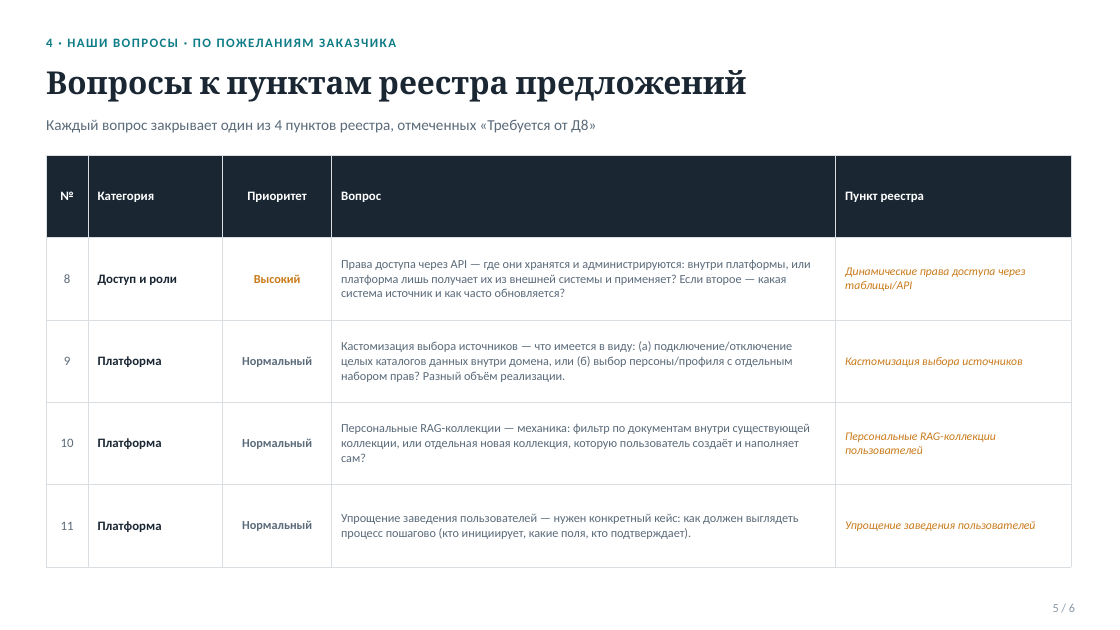
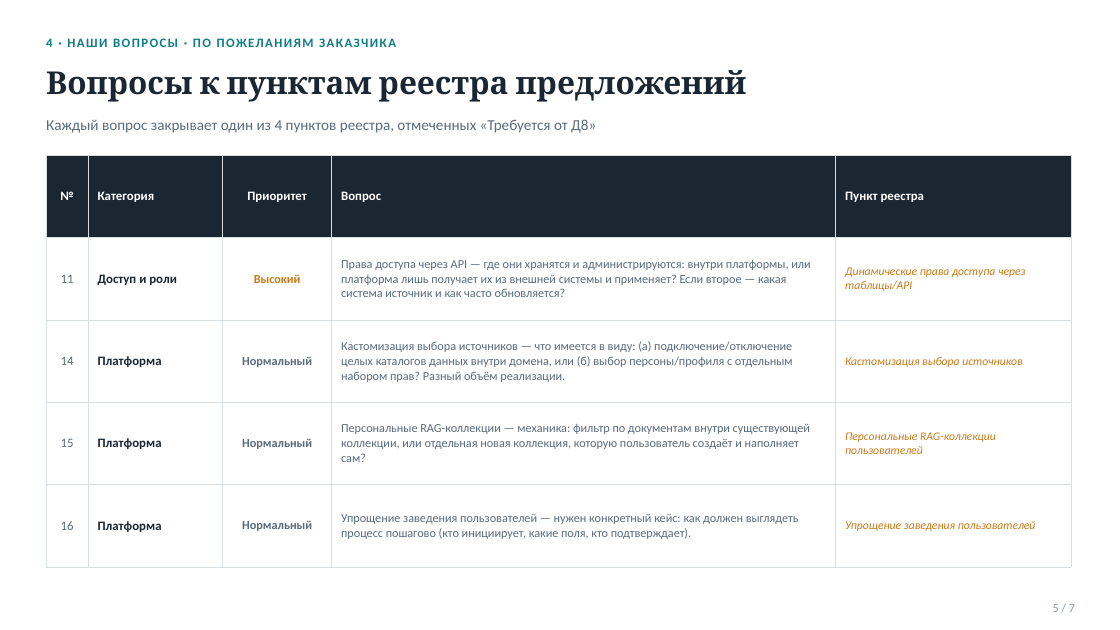
Before and after one commit to vladilslavandrosov-prog/job-RAG, a slide deck: slide 5 of docs/presentations/case-27-proekt-d8-skoup-i-voprosy.pptx. Drawn at 1120x630 pixels with LibreOffice and Linux fonts; fonts in the diff are those of the drawing. Boxes give left, top, right and bottom in pixels: in the first picture for what was removed or moved away, otherwise in the second. Text is boxed around its words. In the diff, an @@ line names an element or a change of style, - is before the commit and + after.

```diff
--- a/docs/presentations/case-27-proekt-d8-skoup-i-voprosy.pptx
+++ b/docs/presentations/case-27-proekt-d8-skoup-i-voprosy.pptx
@@ table at (x1=46, y1=155, x2=1071, y2=567) @@
-row 2, column 1: 8
+row 2, column 1: 11
-row 3, column 1: 9
+row 3, column 1: 14
-row 4, column 1: 10
+row 4, column 1: 15
-row 5, column 1: 11
+row 5, column 1: 16
@@ text at (x1=1053, y1=604, x2=1075, y2=612): text changed @@
-5 / 6
+5 / 7
```
Also in this commit, not shown: 5 other slides changed, 1 slide added, 3 other files.
